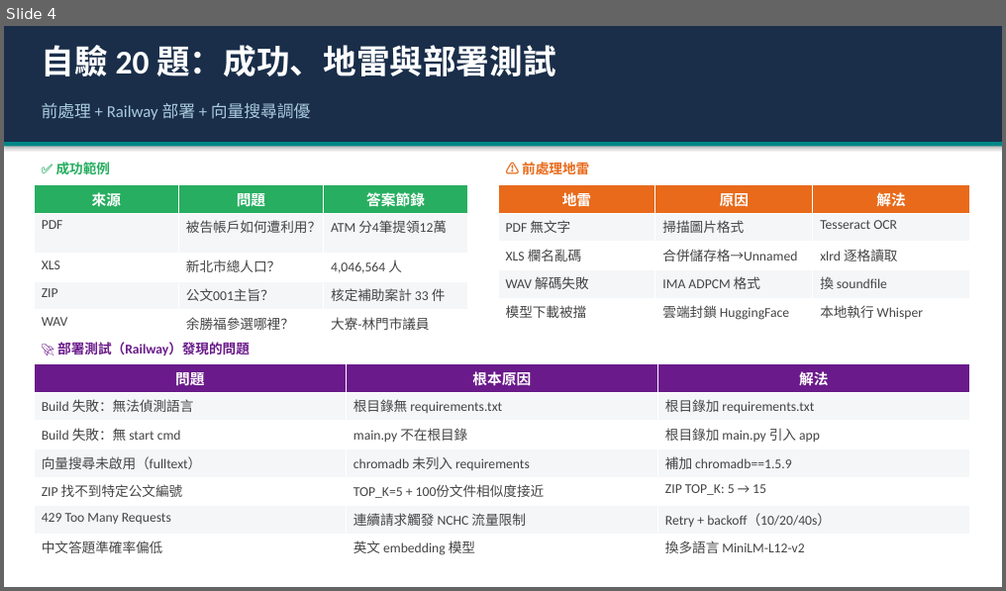
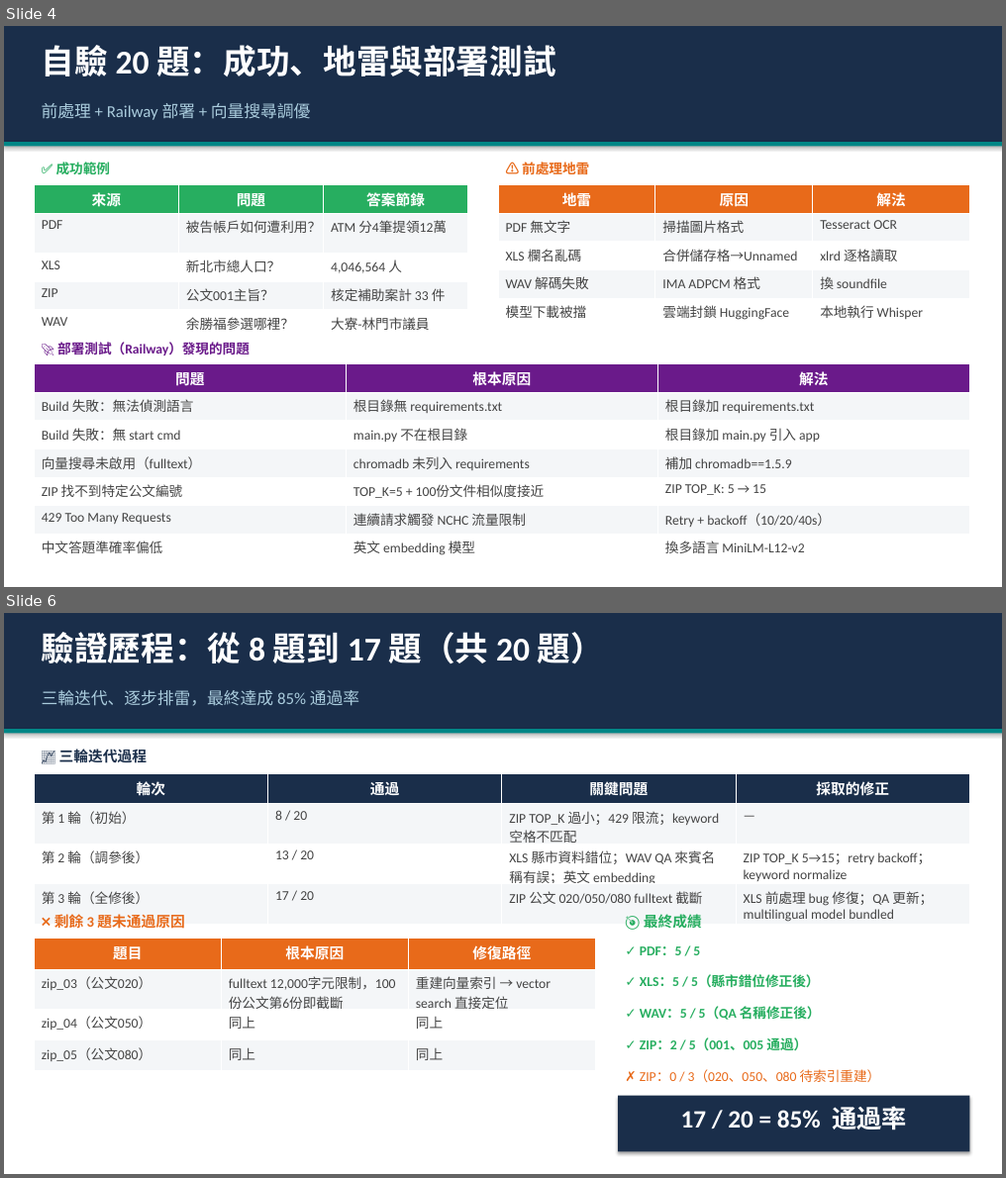
Before and after one commit to HoPoJung/Cameo, a slide deck: slides/報告_柏融.pptx. Shown one above the other, each under a label of ours: slide 4 before the commit, slides 4 and 6 after it; the slides between them are not shown. The pictures are 1006x591 and 1006x1178 pixels, drawn with LibreOffice and Linux fonts; fonts in the diff are those of the drawing. Boxes give left, top, right and bottom in pixels: in the first picture for what was removed or moved away, otherwise in the second. Text is boxed around its words. In the diff, an @@ line names an element or a change of style, - is before the commit and + after.

```diff
--- a/slides/報告_柏融.pptx
+++ b/slides/報告_柏融.pptx
@@ slide 6 added at box(4, 613, 1002, 1174), background #FFFFFF @@
@@ rectangle added at box(4, 613, 1002, 729), fill #1A2E4A @@
@@ text added at box(42, 632, 604, 664), 32 pt, text #FFFFFF, bold @@
+驗證歷程：從 8 題到 17 題（共 20 題）
@@ text added at box(42, 690, 359, 706), 16 pt, text #AACCDD @@
+三輪迭代、逐步排雷，最終達成 85% 通過率
@@ rectangle added at box(4, 729, 1002, 734), fill #008787 @@
@@ text added at box(59, 749, 147, 763), 14 pt, text #1A2E4A, bold @@
+📈 三輪迭代過程
@@ table added at box(34, 774, 968, 926), 4 rows, 4 columns @@
+輪次 | 通過 | 關鍵問題 | 採取的修正
+第 1 輪（初始） | 8 / 20 | ZIP TOP_K 過小；429 限流；keyword 空格不匹配 | —
+第 2 輪（調參後） | 13 / 20 | XLS 縣市資料錯位；WAV QA 來賓名稱有誤；英文 embedding | ZIP TOP_K 5→15；retry backoff；keyword normalize
+第 3 輪（全修後） | 17 / 20 | ZIP 公文 020/050/080 fulltext 截斷 | XLS 前處理 bug 修復；QA 更新；multilingual model bundled
@@ table added at box(34, 939, 595, 1065), 4 rows, 3 columns @@
+題目 | 根本原因 | 修復路徑
+zip_03（公文020） | fulltext 12,000字元限制，100份公文第6份即截斷 | 重建向量索引 → vector search 直接定位
+zip_04（公文050） | 同上 | 同上
+zip_05（公文080） | 同上 | 同上
@@ text added at box(54, 912, 184, 931), 14 pt, text #E86A1A, bold @@
+❌ 剩餘 3 題未通過原因
@@ text added at box(644, 912, 702, 931), 14 pt, text #27AE60, bold @@
+🎯 最終成績
@@ text added at box(640, 947, 700, 956), 13 pt, text #27AE60, bold @@
+✓ PDF：5 / 5
@@ text added at box(640, 975, 820, 988), 13 pt, text #27AE60, bold @@
+✓ XLS：5 / 5（縣市錯位修正後）
@@ text added at box(640, 1006, 821, 1020), 13 pt, text #27AE60, bold @@
+✓ WAV：5 / 5（QA 名稱修正後）
@@ text added at box(640, 1038, 807, 1052), 13 pt, text #27AE60, bold @@
+✓ ZIP：2 / 5（001、005 通過）
@@ text added at box(640, 1069, 881, 1082), 13 pt, text #E86A1A @@
+✗ ZIP：0 / 3（020、050、080 待索引重建）
@@ rectangle added at box(618, 1096, 969, 1152), fill #1A2E4A @@
@@ text added at box(681, 1106, 907, 1131), 24 pt, text #FFFFFF, bold @@
+17 / 20 = 85% 通過率
```
Also in this commit, not shown: 1 slide changed, 2 other files.
